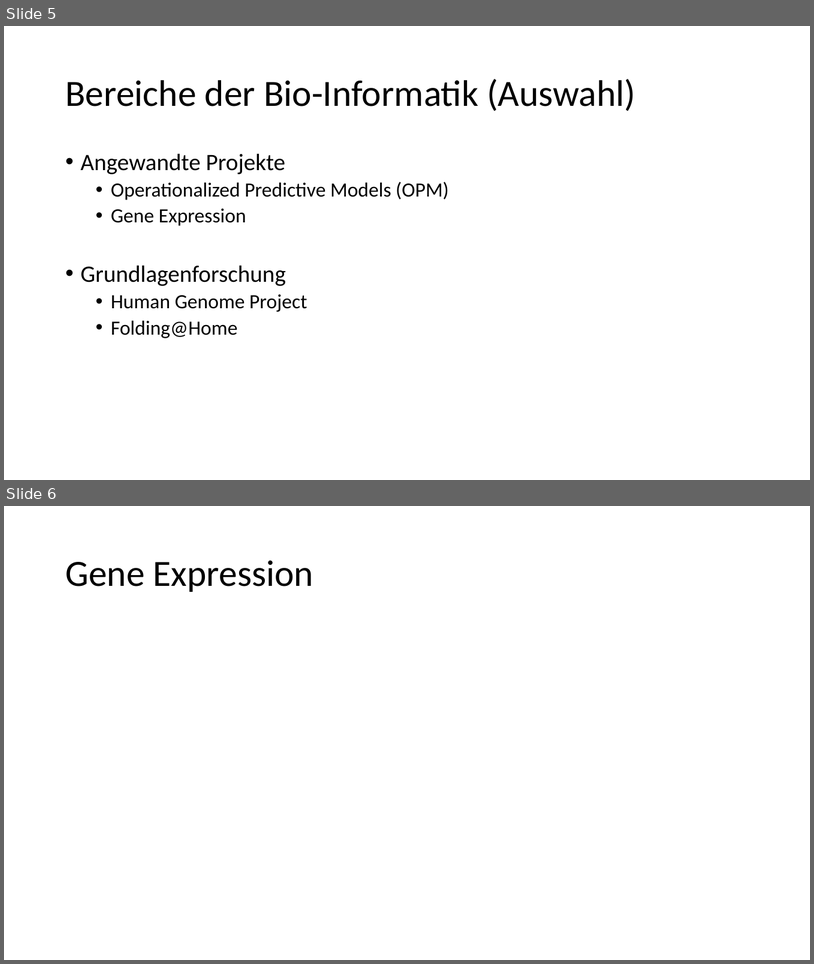
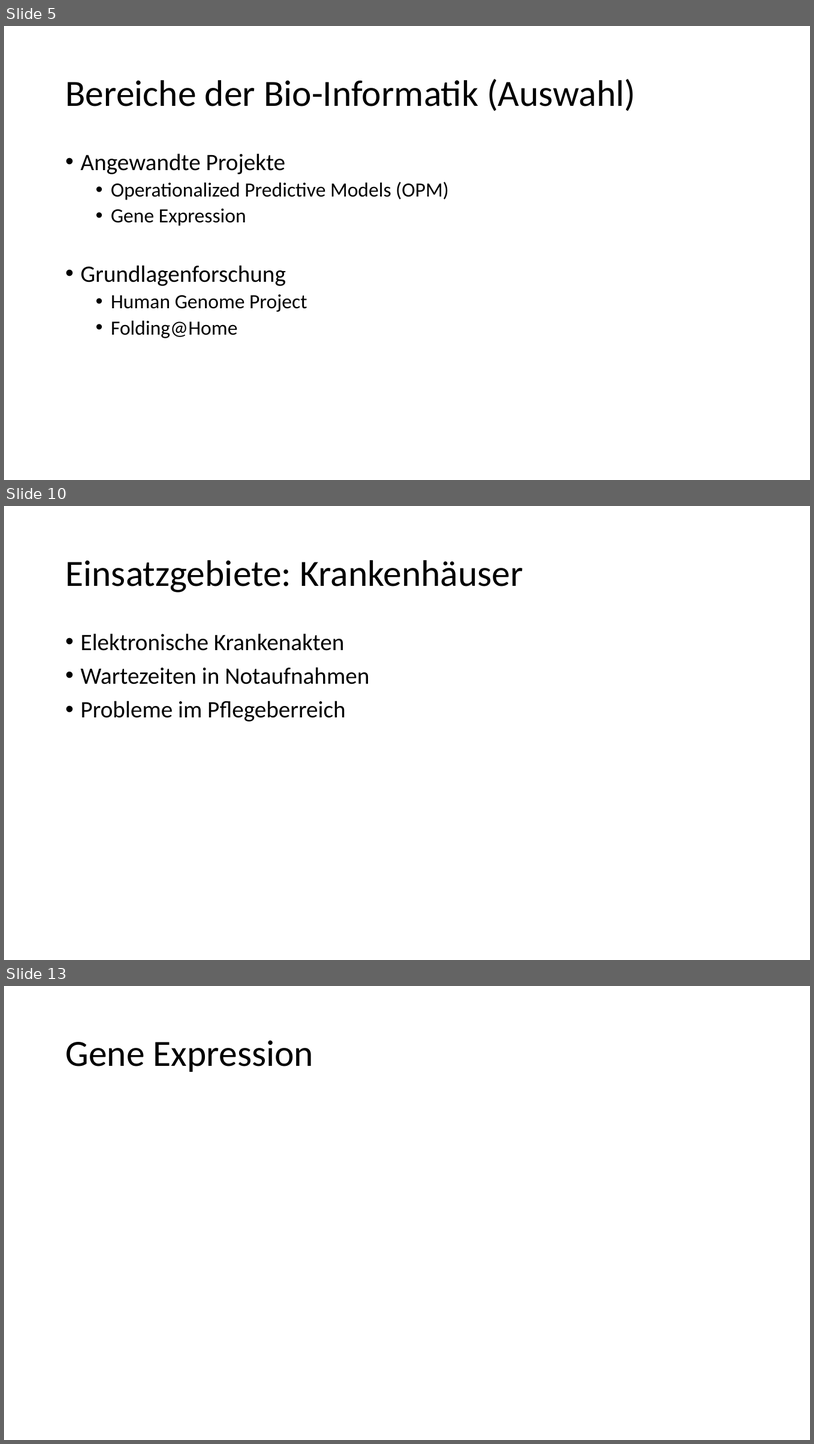
Before and after one commit to advocd/ss2016-innovative_technologien, a slide deck: Von der Informatik die Auszog um die Welt.pptx. Shown one above the other, each under a label of ours: slides 5 and 6 before the commit, slides 5, 10 and 13 after it; the slides between them are not shown. The pictures are 814x964 and 814x1444 pixels, drawn with LibreOffice and Linux fonts; fonts in the diff are those of the drawing. Boxes give left, top, right and bottom in pixels: in the first picture for what was removed or moved away, otherwise in the second. Text is boxed around its words. In the diff, an @@ line names an element or a change of style, - is before the commit and + after.

```diff
--- a/Von der Informatik die Auszog um die Welt.pptx
+++ b/Von der Informatik die Auszog um die Welt.pptx
@@ slide 10 added at box(4, 506, 810, 960), background #FFFFFF @@
@@ title added at box(65, 560, 523, 592), 44 pt, text #000000 @@
+Einsatzgebiete: Krankenhäuser
@@ text added at box(81, 633, 369, 721), 28 pt, text #000000 @@
+• Elektronische Krankenakten
+• Wartezeiten in Notaufnahmen
+• Probleme im Pflegeberreich
@@ what was slide 6 is now slide 13 @@
```
Also in this commit, not shown: 2 slides changed, 5 other slides added, 9 other files.
